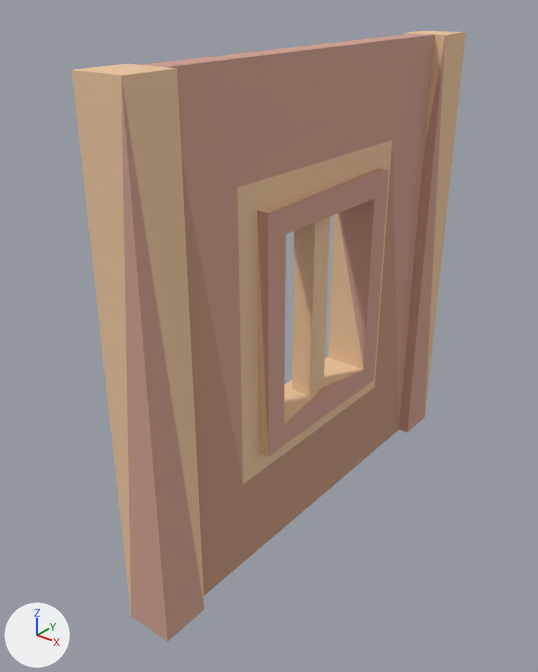
Before and after pictures for a commit that changed the glTF model example_game/world/props/wall-wood-window.prop/model.glb.
Both versions are drawn from a 50 mm lens placed at (1.65, -2.33, 2.21), pointed at (-0.1, -0.15, 0.86). Lighting does not change. The marker at lower left points along +X, +Y and +Z. The first picture is the older version. Vertices at exactly the same position are counted once.

Objects in the first picture: 'model'.
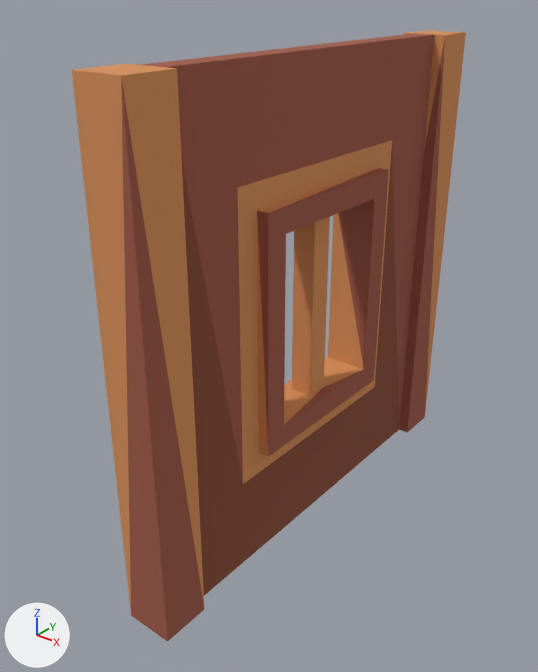
Diff of the bpy script that builds the scene:
```diff
--- a/example_game/world/props/wall-wood-window.prop/model.glb.py
+++ b/example_game/world/props/wall-wood-window.prop/model.glb.py
@@ me_model @@
 me_model.from_pydata(...)  # 64 vertices, 120 faces; spans x -0.1..0.1, y -1.0..1.0, z -0.02..1.98
 # used by ob_model
+# me_model part 1: 72 faces centred in x -0.1..0.1, y -1.0..1.0, z 0.41..1.98 are repainted in the vertex colours; the middle colour goes from beige #edc7a0 to orange #d9915a
+# me_model part 2: 48 faces centred in x -0.1..0.1, y -1.0..1.0, z -0.02..1.98 are repainted in the vertex colours; the middle colour goes from beige #d0a090 to brown #a05a47
 me_model.materials.append(mat_style)
```

Pixel boxes [x1, y1, x2, y2] of what changed, in the pictures (538 x 672 px):
part 1 of me_model, recoloured (beige to orange)
    both: [72, 31, 466, 610]
part 2 of me_model, recoloured (beige to brown)
    both: [121, 33, 445, 642]
